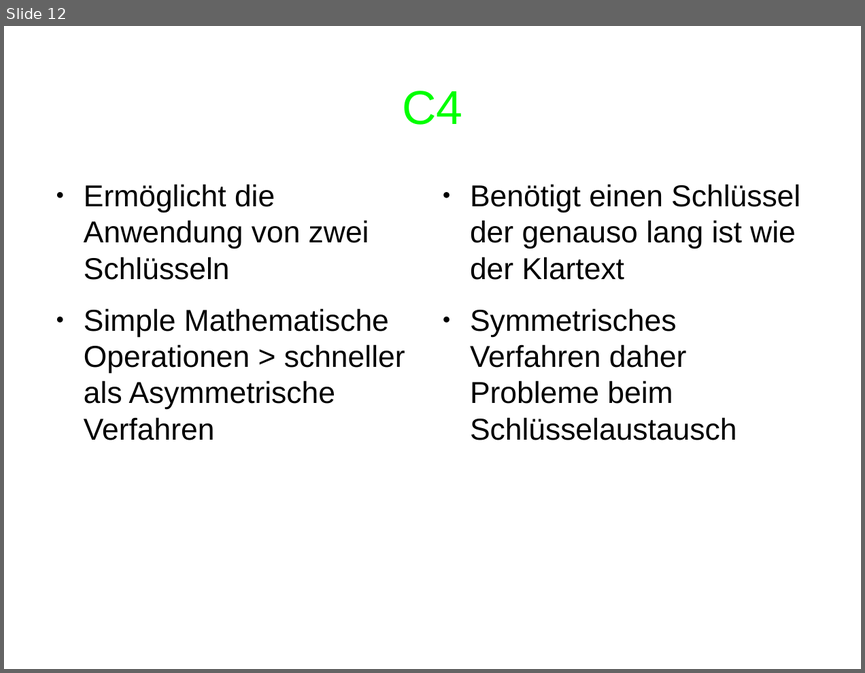
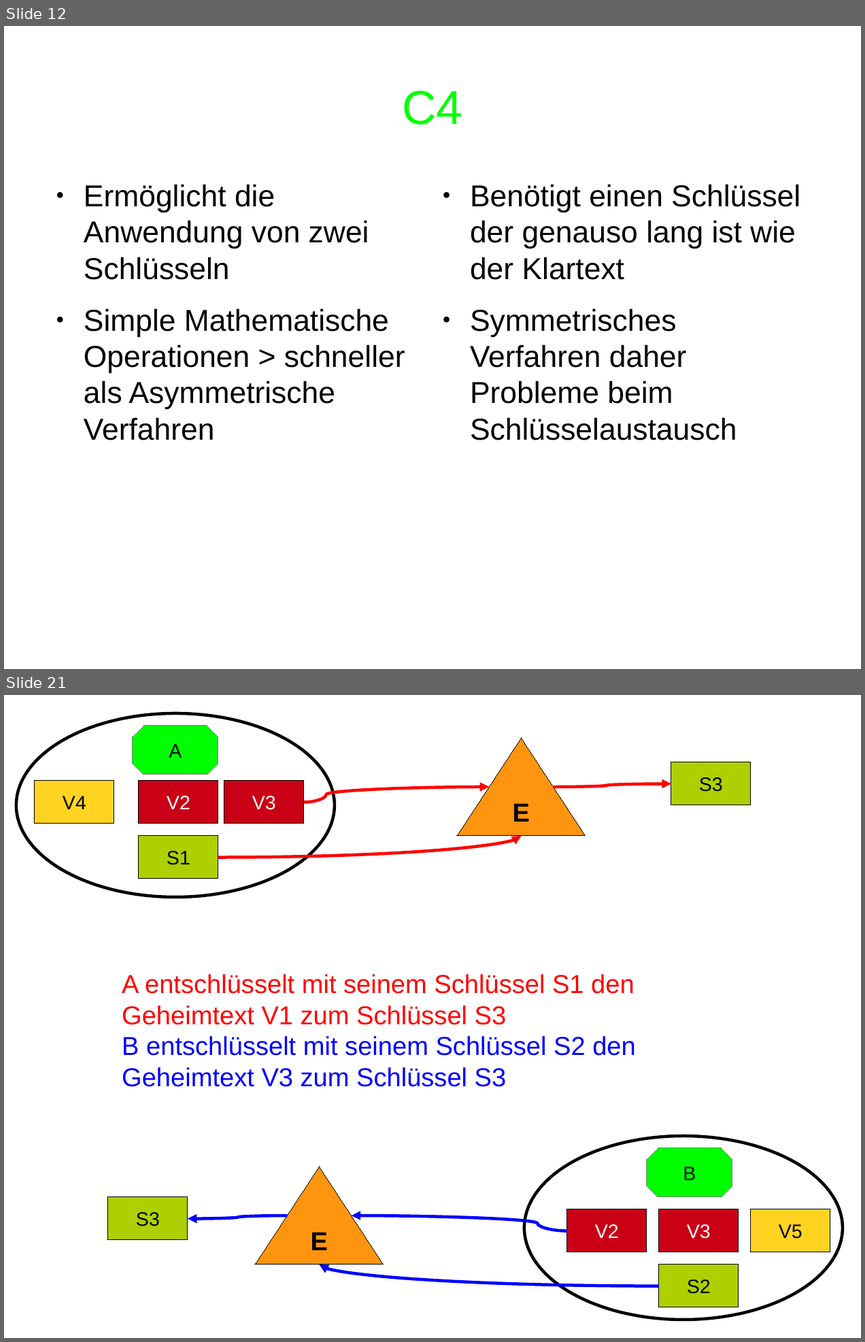
Before and after one commit to dodonator/cube, a slide deck: Vortrag/vortrag.odp. Shown one above the other, each under a label of ours: slide 12 before the commit, slides 12 and 21 after it; the slides between them are not shown. The pictures are 865x673 and 865x1342 pixels, drawn with LibreOffice and Linux fonts; fonts in the diff are those of the drawing. Boxes give left, top, right and bottom in pixels: in the first picture for what was removed or moved away, otherwise in the second. Text is boxed around its words. In the diff, an @@ line names an element or a change of style, - is before the commit and + after.

```diff
--- a/Vortrag/vortrag.odp
+++ b/Vortrag/vortrag.odp
@@ slide 21 added at <box>4,695,861,1338</box>, background #FFFFFF @@
@@ ellipse added at <box>16,713,334,897</box>, outline #000000 2.83 pt @@
@@ octagon added at <box>133,726,218,775</box>, fill #00FF00, outline #808080 0 pt, 18 pt, text #000000 @@
+A
@@ triangle added at <box>458,738,585,836</box>, fill #FF950E, outline #000000 0 pt, 24 pt, text #000000, bold @@
+E
@@ rectangle added at <box>671,762,751,805</box>, fill #AECF00, outline #000000 0 pt, 18 pt, text #000000 @@
+S3
@@ rectangle added at <box>35,781,113,824</box>, fill #FFD320, outline #000000 0 pt, 18 pt, text #000000 @@
+V4
@@ rectangle added at <box>139,781,218,824</box>, fill #C90016, outline #000000 0 pt, 18 pt, text #FFFFFF @@
+V2
@@ rectangle added at <box>224,781,303,824</box>, fill #C90016, outline #000000 0 pt, 18 pt, text #FFFFFF @@
+V3
@@ curved arrow added from (304, 802) to (489, 787), #FF0000 2.83 pt @@
@@ curved arrow added from (553, 787) to (671, 783), #FF0000 2.83 pt @@
@@ rectangle added at <box>139,836,218,879</box>, fill #AECF00, outline #000000 0 pt, 18 pt, text #000000 @@
+S1
@@ curved arrow added from (219, 858) to (521, 836), #FF0000 2.83 pt @@
@@ text added at <box>122,974,636,1087</box>, 24 pt, text #FF0000 @@
+A entschlüsselt mit seinem Schlüssel S1 den Geheimtext V1 zum Schlüssel S3
+B entschlüsselt mit seinem Schlüssel S2 den Geheimtext V3 zum Schlüssel S3
@@ ellipse added at <box>524,1136,842,1319</box>, outline #000000 2.83 pt @@
@@ octagon added at <box>647,1149,732,1198</box>, fill #00FF00, outline #808080 0 pt, 18 pt, text #000000 @@
+B
@@ triangle added at <box>255,1166,383,1264</box>, fill #FF950E, outline #000000 0 pt, 24 pt, text #000000, bold @@
+E
@@ rectangle added at <box>108,1198,188,1240</box>, fill #AECF00, outline #000000 0 pt, 18 pt, text #000000 @@
+S3
@@ curved arrow added from (287, 1215) to (188, 1218), #0000FF 2.83 pt @@
@@ curved arrow added from (567, 1231) to (351, 1215), #0000FF 2.83 pt @@
@@ rectangle added at <box>567,1209,646,1252</box>, fill #C90016, outline #000000 0 pt, 18 pt, text #FFFFFF @@
+V2
@@ rectangle added at <box>660,1209,738,1252</box>, fill #C90016, outline #000000 0 pt, 18 pt, text #FFFFFF @@
+V3
@@ rectangle added at <box>751,1209,830,1252</box>, fill #FFD320, outline #000000 0 pt, 18 pt, text #000000 @@
+V5
@@ curved arrow added from (660, 1286) to (320, 1264), #0000FF 2.83 pt @@
@@ rectangle added at <box>660,1264,738,1307</box>, fill #AECF00, outline #000000 0 pt, 18 pt, text #000000 @@
+S2
```
Also in this commit, not shown: 3 slides changed, 12 other slides added, 1 other file.
